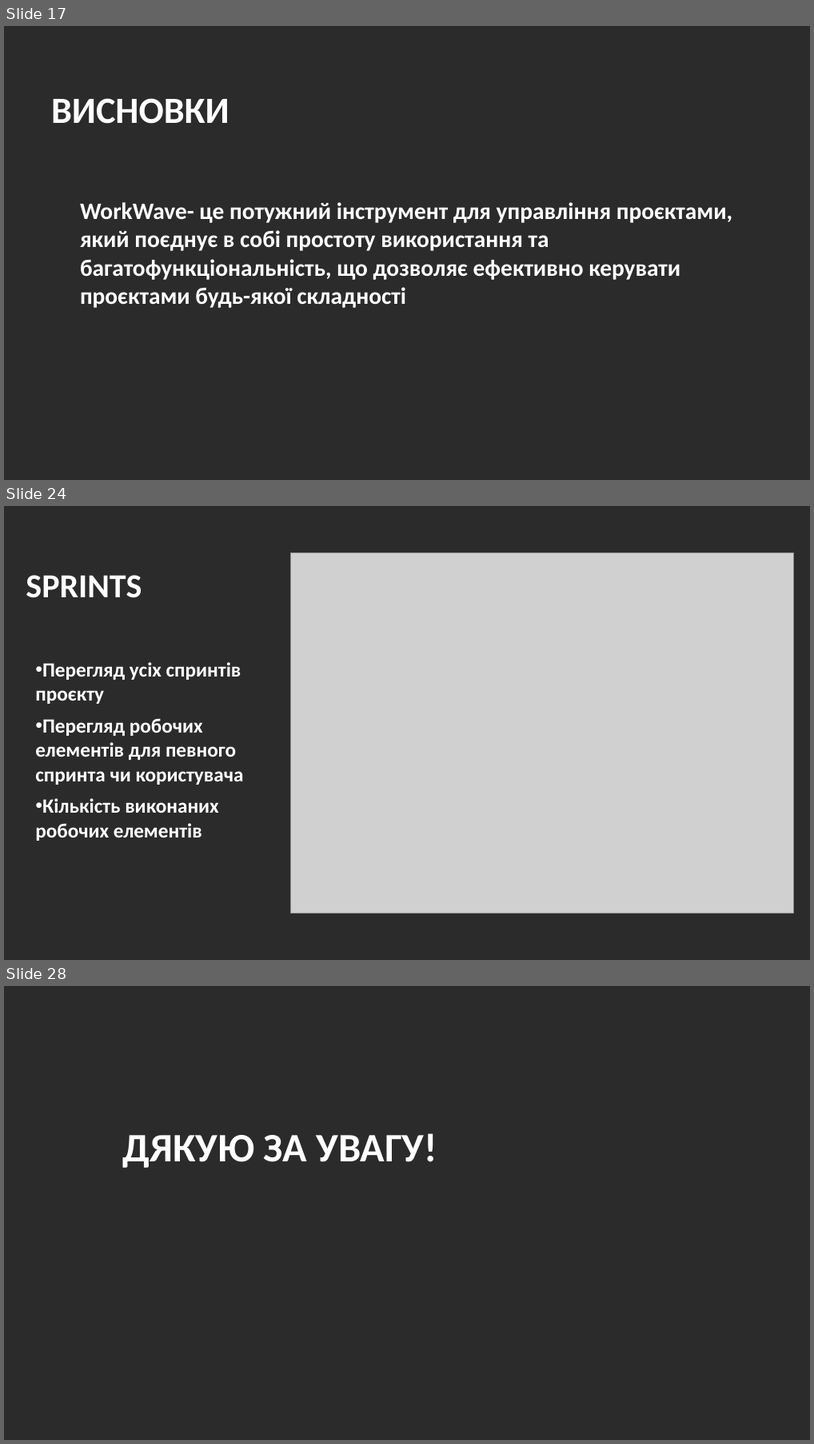
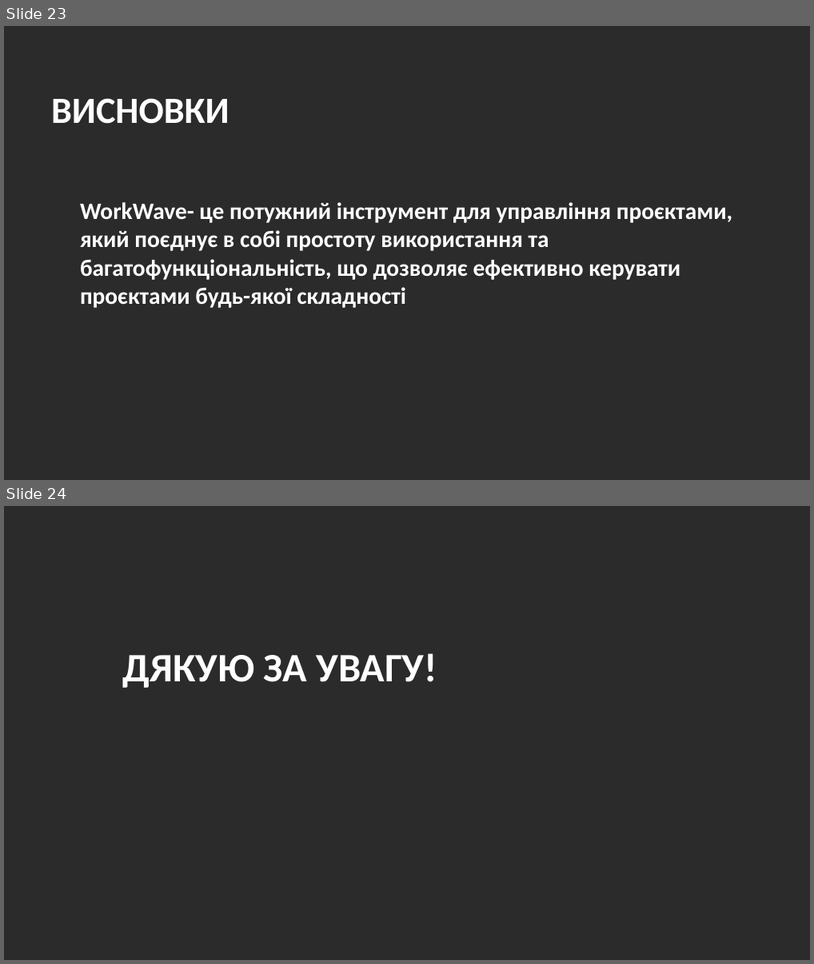
Before and after one commit to andronik-GitHub/WorkWave, a slide deck: Andronik_WorkWave-Presentation.pptx. Shown one above the other, each under a label of ours: slides 17, 24 and 28 before the commit, slides 23 and 24 after it; the slides between them are not shown. The pictures are 814x1444 and 814x964 pixels, drawn with LibreOffice and Linux fonts; fonts in the diff are those of the drawing; grey boxes stand for pictures; background and template pictures are left out; a plain dark background stands for a picture behind light text. Boxes give left, top, right and bottom in pixels: in the first picture for what was removed or moved away, otherwise in the second. Text is boxed around its words. In the diff, an @@ line names an element or a change of style, - is before the commit and + after.

```diff
--- a/Andronik_WorkWave-Presentation.pptx
+++ b/Andronik_WorkWave-Presentation.pptx
@@ slide 24 removed at (4,506,810,960), background picture (left out) @@
@@ picture removed at (290,553,794,913) @@
@@ text removed at (26,575,142,598) @@
-SPRINTS
@@ text removed at (35,662,244,840) @@
-• Перегляд усіх спринтів проєкту
-• Перегляд робочих елементів для певного спринта чи користувача
-• Кількість виконаних робочих елементів
@@ what was slide 17 is now slide 23 @@
@@ what was slide 28 is now slide 24 @@
```
Also in this commit, not shown: 11 slides changed, 3 slides added, 6 other slides removed, 4 other files.
